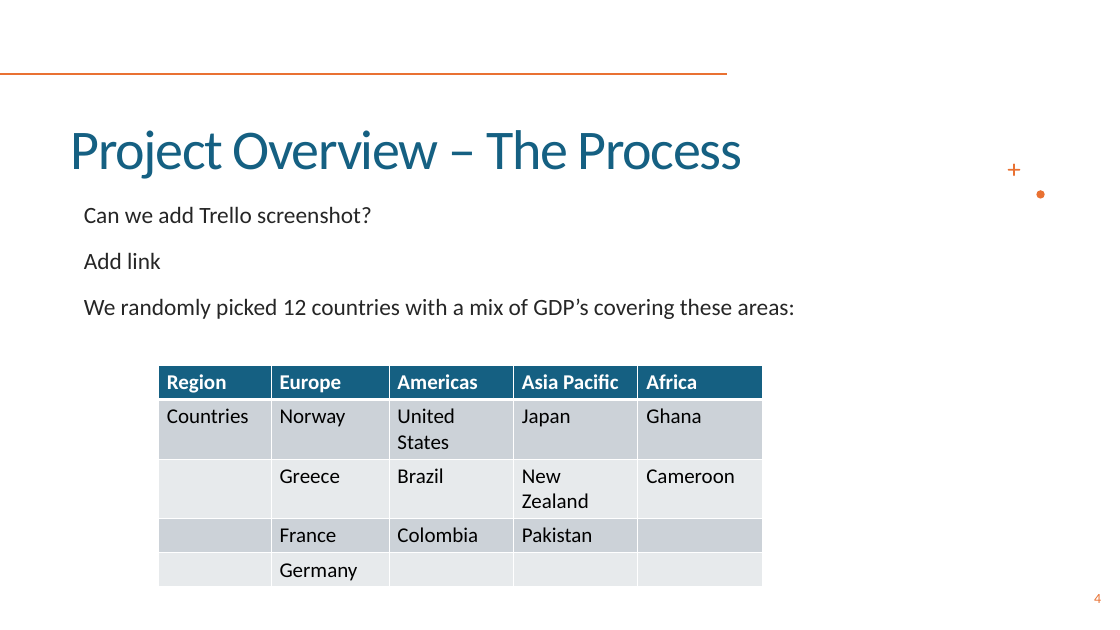
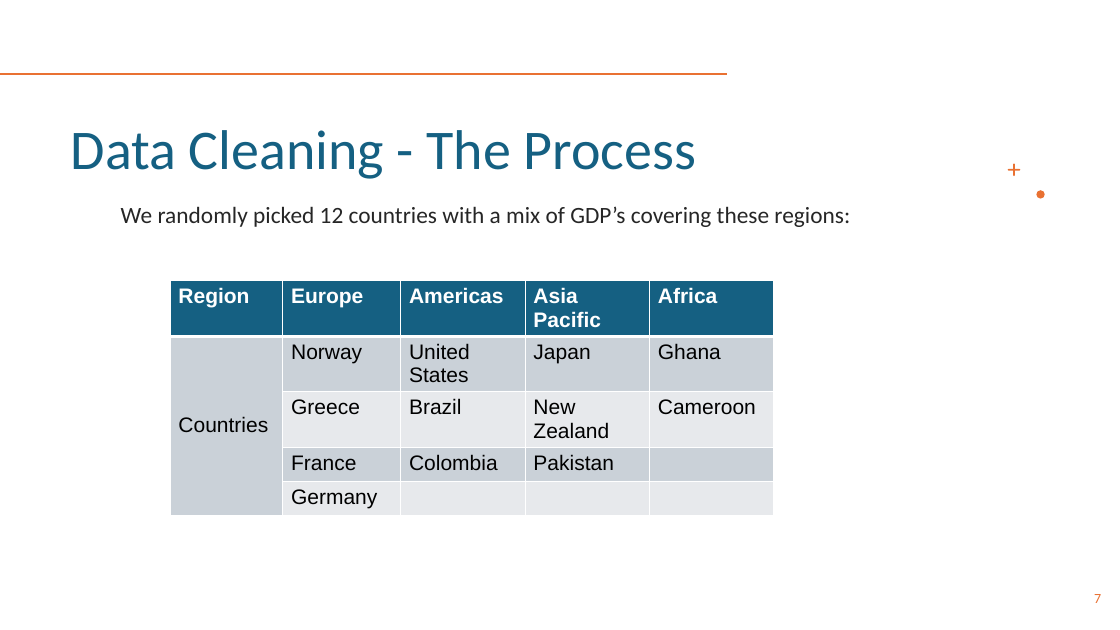
Before and after one commit to PaolaGaray/FirstProject, a slide deck: slide 7 of slides/Team 1_Week3.pptx (slide 4 before the commit). Drawn at 1120x630 pixels with LibreOffice and Linux fonts; fonts in the diff are those of the drawing. Boxes give left, top, right and bottom in pixels: in the first picture for what was removed or moved away, otherwise in the second. Text is boxed around its words. In the diff, an @@ line names an element or a change of style, - is before the commit and + after.

```diff
--- a/slides/Team 1_Week3.pptx
+++ b/slides/Team 1_Week3.pptx
@@ title at box(71, 130, 696, 179): text changed @@
-Project Overview – The Process
+Data Cleaning - The Process
@@ text at box(121, 206, 850, 227): text changed @@
-Can we add Trello screenshot?
-Add link
-We randomly picked 12 countries with a mix of GDP’s covering these areas:
+We randomly picked 12 countries with a mix of GDP’s covering these regions:
@@ table at box(170, 281, 773, 512) @@
@@ fill #CCD2D8 to #CAD1D8 in 9 cells @@
@@ fill #E8EAED to #E7E9EC in 8 cells @@
@@ font Calibri to Arial @@
@@ table: place and size @@
-table at box(159, 365, 762, 586)
+table at box(170, 281, 773, 512)
@@ page number at box(1094, 594, 1101, 603): text changed @@
-4
+7
```
Also in this commit, not shown: 5 other slides changed, 10 slides added, 12 slides removed, 2 other files.
